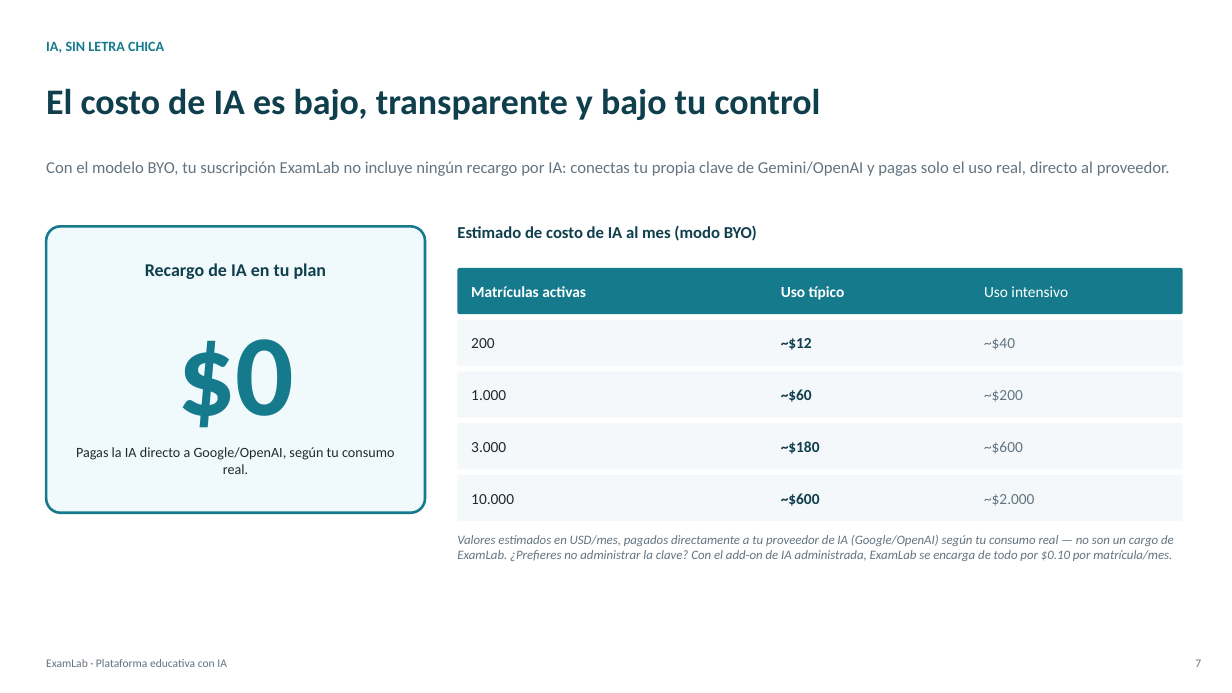
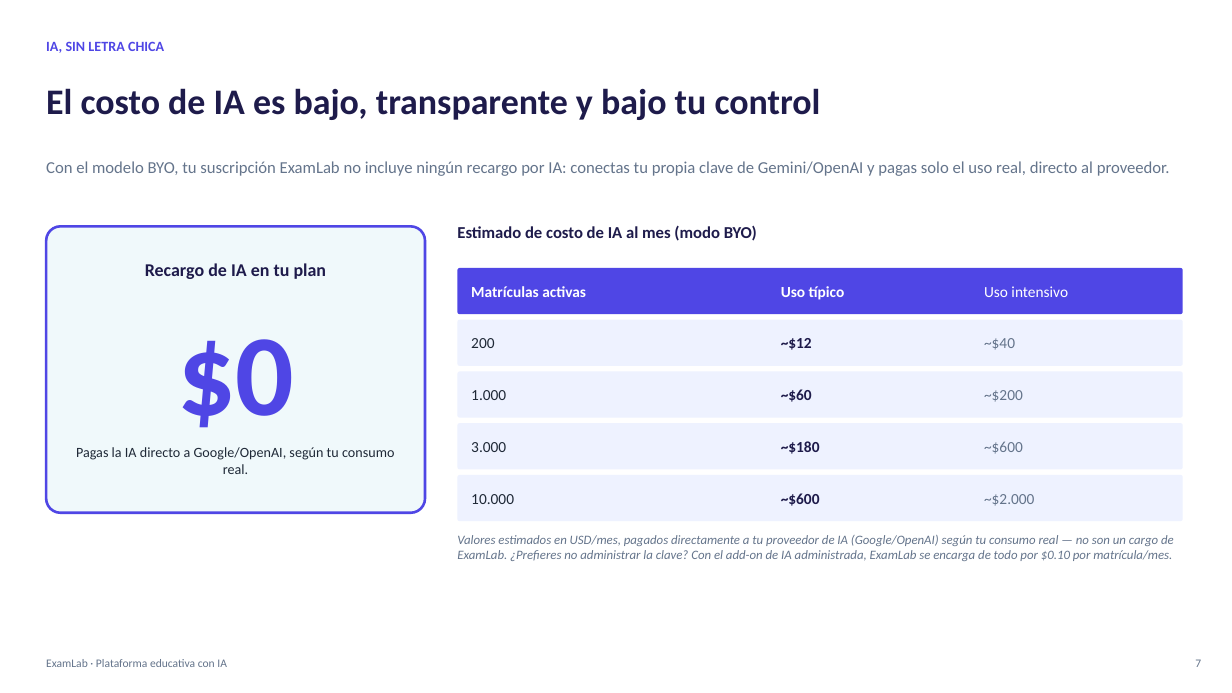
Before and after one commit to AndresDFX/examlab, a slide deck: slide 8 of docs/demos/presentacion/ExamLab-Presentacion-Comercial-v3.pptx. Drawn at 1232x693 pixels with LibreOffice and Linux fonts; fonts in the diff are those of the drawing. Boxes give left, top, right and bottom in pixels: in the first picture for what was removed or moved away, otherwise in the second. Text is boxed around its words. In the diff, an @@ line names an element or a change of style, - is before the commit and + after.

```diff
--- a/docs/demos/presentacion/ExamLab-Presentacion-Comercial-v3.pptx
+++ b/docs/demos/presentacion/ExamLab-Presentacion-Comercial-v3.pptx
@@ text "IA, SIN LETRA CHICA" at <box>46,41,164,53</box>: text colour #147A8C to #4F46E5 @@
@@ rounded rectangle at <box>46,226,425,513</box>: outline #147A8C 2 pt to #4F46E5 2 pt @@
@@ rounded rectangle at <box>457,268,1183,314</box>: fill #147A8C to #4F46E5 @@
@@ text "$0" at <box>177,339,294,428</box>: text colour #147A8C to #4F46E5 @@
@@ fill #F4F8FA to #EEF2FF in 4 elements at <box>457,320,1183,366</box>, <box>457,372,1183,418</box>, <box>457,423,1183,470</box>, <box>457,475,1183,521</box> @@
@@ text colour #0F3E4C to #1E1B4B in 7 elements at <box>46,88,821,120</box>, <box>145,263,327,279</box>, <box>457,226,757,241</box>, <box>781,338,812,350</box>, <box>781,389,812,402</box>, <box>781,441,820,454</box>, <box>781,493,820,506</box> @@
```
Also in this commit, not shown: 10 other slides changed, 17 other files.
